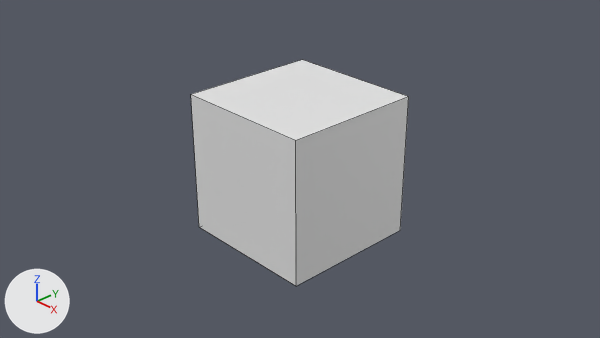
The Blender file Rock.blend: old version first, new version second.
One viewpoint serves both versions: the file's camera 'Camera'. The axes (+X, +Y, +Z) are drawn at lower left. The lights are the same throughout. The first picture is the older version. Mesh edges are drawn as thin lines.

The first picture shows 'Rock'.
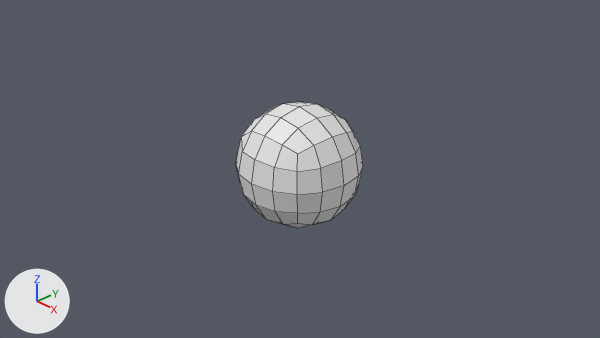
Changed parts and their boxes (x1, y1, x2, y2) in the pictures (600 x 338 px):
'Rock', modifiers changed (42% narrower, 44% shorter)
    before: (191, 60, 409, 286)
    after: (236, 102, 363, 228)

The change, as a list of edits to the scene's bpy script:
```text
Change ob_rock:
    add _m = ob_rock.modifiers.new('Subdivision', 'SUBSURF')
    add _m.levels = 2
    add _m = ob_rock.modifiers.new('Decimate', 'DECIMATE')
    add _m.ratio = 0.993
```
